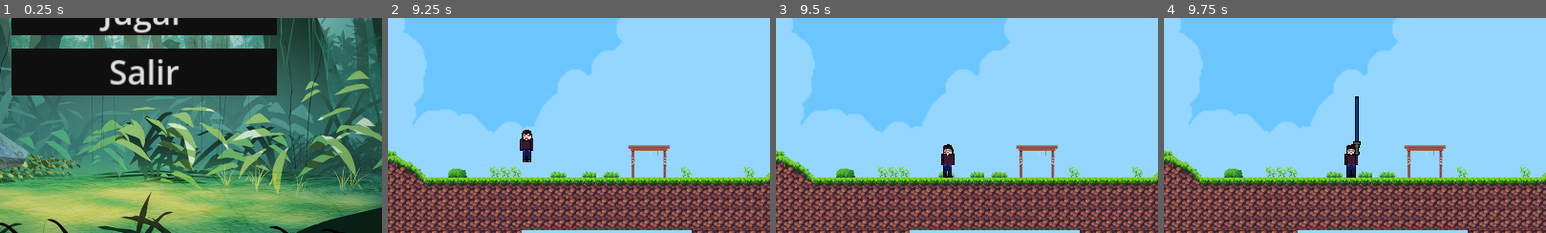
Above: before the commit, frames 1-4 (left to right).
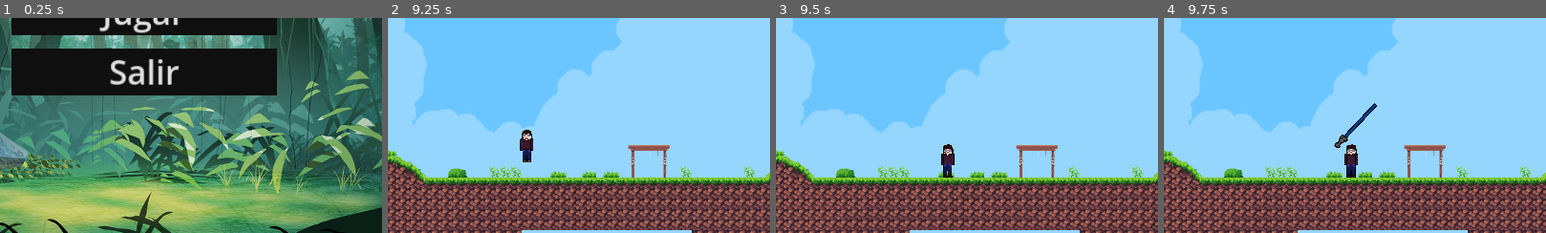
Above: after the commit, the same moments.

Repository: Francisco-Galea/Wild-Ones
Game: Godot game, scene res://Menu/MainScene/MainScene.tscn
The game is run twice, just before and just after one commit, with the same random seed, the same clock (stepped at 60 frames per second) and the same inputs. Sound files missing from this copy of the repository are replaced by a short silence.
Inputs (mouse positions are % of the whole screen's width and height, from its top left):
- Up to frame 1 (0.25 s): no input
- Up to frame 2 (9.25 s): click "Jugar" at 0.5 s; click "2 jugadores" at 1.25 s; tap Enter at 2, 3.5, 5 s; move the mouse to (72, 45) at 2.02 s; hold D (move_right) 2.03-3.53 s; click (72, 45) at 2.1 s; tap W (jump) at 2.27, 3.02, 4.52, 5.27, 6.02, 7.52, 8.27, 9.02 s; tap Space at 2.75, 4.25, 5.75 s; move the mouse to (30, 55) at 2.77 s; tap 1 (switch_weapon_1) at 2.85, 6.6 s; move the mouse to (60, 28) at 3.52 s; hold A (move_left) 3.53-4.28 s; tap 2 (switch_weapon_2) at 3.6, 7.35 s; move the mouse to (45, 70) at 4.27 s; hold D (move_right) 4.28-5.78 s; tap 3 (switch_weapon_3) at 4.35, 8.1 s; move the mouse to (80, 65) at 5.02 s; tap 4 (switch_weapon_4) at 5.1, 8.85 s; move the mouse to (20, 35) at 5.77 s; hold A (move_left) 5.78-6.53 s; click (20, 35) at 5.85 s; move the mouse to (55, 50) at 6.52 s; hold D (move_right) 6.53-7.28 s; move the mouse to (35, 25) at 7.27 s; hold A (move_left) 7.28-8.78 s; move the mouse to (72, 45) at 8.02 s; move the mouse to (30, 55) at 8.77 s; hold D (move_right) from 8.78 s (still down)
- Up to frame 3 (9.5 s): keep holding D (move_right)
- Up to frame 4 (9.75 s): keep holding D (move_right); move the mouse to (60, 28) at 9.52 s; click (60, 28) at 9.6 s
The pictures show only the part of the screen within x 31-81%, y 44-94%; the shares and areas given below are measured in that part.

Frames 1-3 are identical in both runs. In frame 4, 0.6% of the frame differs, in the area x 44-56%, y 36-64%.

Commit message:
Implemented animation swing to Light saber

Diff:
--- a/Weapons/Lightsaber/Lightsaber.gd
+++ b/Weapons/Lightsaber/Lightsaber.gd
@@ -1,13 +1,18 @@
 extends Area2D
 
 var cut_damage: int
+@onready var swing_animation = $Sprite2D/SwingAnimation
 
+func _ready():
+	swing_animation.play("swing")
+	await swing_animation.animation_finished
+	queue_free()
 
 func _on_body_entered(body):
+	swing_animation.play("swing")
 	print("Estoy dentro de sable laser")
 	if body.has_method("take_damage"):
 		body.take_damage(cut_damage)
-	queue_free()
 
 func set_damage(damage: int):
 	cut_damage = damage
--- a/Weapons/Lightsaber/Lightsaber.tscn
+++ b/Weapons/Lightsaber/Lightsaber.tscn
@@ -1,12 +1,49 @@
-[gd_scene load_steps=4 format=3 uid="uid://bh3v8xlrjp708"]
+[gd_scene load_steps=7 format=3 uid="uid://bh3v8xlrjp708"]
 
 [ext_resource type="Texture2D" uid="uid://dn2mx83clqkr" path="res://IdeasFuture/Images/sableLaser.png" id="1_0ajhs"]
 [ext_resource type="Script" path="res://Weapons/Lightsaber/Lightsaber.gd" id="1_fuefv"]
+
+[sub_resource type="Animation" id="Animation_te4l7"]
+resource_name = "swing"
+tracks/0/type = "value"
+tracks/0/imported = false
+tracks/0/enabled = true
+tracks/0/path = NodePath("..:rotation")
+tracks/0/interp = 1
+tracks/0/loop_wrap = true
+tracks/0/keys = {
+"times": PackedFloat32Array(0, 0.1, 0.2, 0.3, 0.4, 0.5, 0.6, 0.7),
+"transitions": PackedFloat32Array(1, 1, 1, 1, 1, 1, 1, 1),
+"update": 0,
+"values": [0.349066, 0.698132, 1.0472, 1.39626, 1.74533, 2.0944, 2.44346, 2.79253]
+}
+
+[sub_resource type="Animation" id="Animation_svd1v"]
+length = 0.001
+tracks/0/type = "value"
+tracks/0/imported = false
+tracks/0/enabled = true
+tracks/0/path = NodePath("..:rotation")
+tracks/0/interp = 1
+tracks/0/loop_wrap = true
+tracks/0/keys = {
+"times": PackedFloat32Array(0),
+"transitions": PackedFloat32Array(1),
+"update": 0,
+"values": [0.349066]
+}
+
+[sub_resource type="AnimationLibrary" id="AnimationLibrary_ajdvo"]
+_data = {
+"RESET": SubResource("Animation_svd1v"),
+"swing": SubResource("Animation_te4l7")
+}
 
 [sub_resource type="RectangleShape2D" id="RectangleShape2D_xtrsd"]
 size = Vector2(6, 67)
 
 [node name="Lightsaber" type="Area2D"]
+rotation = 0.349066
 script = ExtResource("1_fuefv")
 metadata/_edit_group_ = true
 
@@ -16,6 +53,9 @@
 texture = ExtResource("1_0ajhs")
 
 [node name="SwingAnimation" type="AnimationPlayer" parent="Sprite2D"]
+libraries = {
+"": SubResource("AnimationLibrary_ajdvo")
+}
 
 [node name="CollisionShape2D" type="CollisionShape2D" parent="."]
 position = Vector2(0, -8.5)
